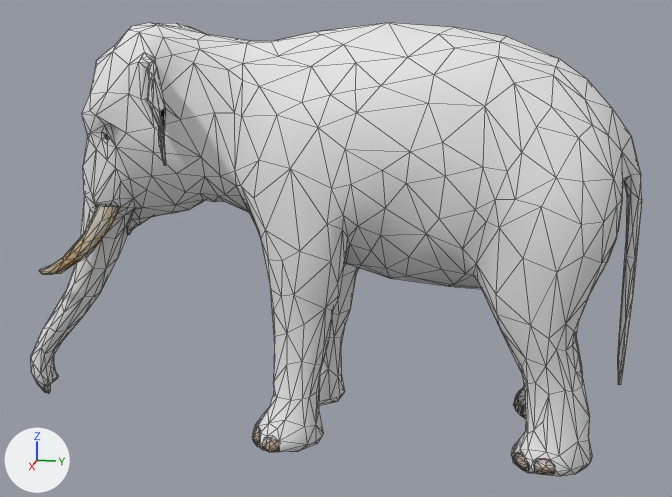
The glTF model models/ElephantScene/elephant1/mother.gltf, before and after one commit.
The view is the same before and after, from a camera (50 mm lens) standing at (5.77, -0.17, 2.63) and looking at (-0.01, -1.33, 1.19). The axes (+X, +Y, +Z) are drawn at lower left. The lights are the same throughout. Mesh edges are drawn as thin lines. Vertices at the same position are counted once.

Names of what the first picture shows: 'Indian Elephant.Shape.003'.
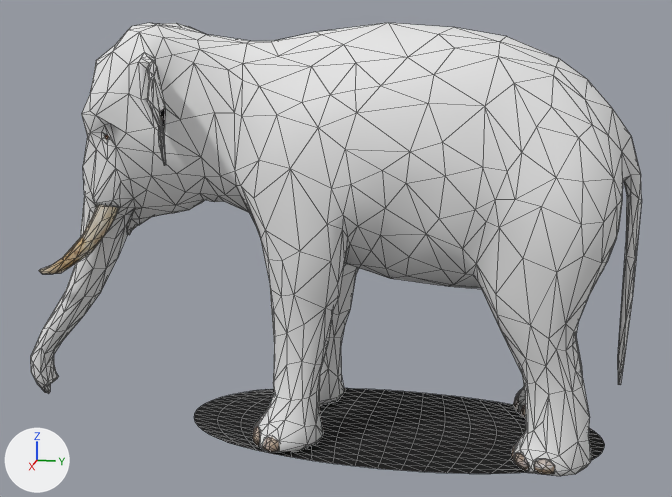
Commit message: elephant scene changes

Location of each change, [x1, y1, x2, y2] in pixels of the pictures (672 x 497 px):
part 1 of me_indian_elephant_008, added
    after: [194, 388, 605, 474]

The change in detail:
Material 'shadow' (mat_shadow) is new.
Its base color is (0.0, 0.0, 0.0) (black #000000).
Its roughness is 1.0.
me_indian_elephant_008 is used by ob_indian_elephant_shape_003; location (0.0, 0.0, 0.0).
me_indian_elephant_008 had 1665 vertices, 3225 faces and spanned x -0.94..0.94, y -3.54..0.55, z -0.01..2.61.
me_indian_elephant_008 now has 1954 vertices, 3737 faces and spans x -0.94..0.94, y -3.54..0.55, z -0.02..2.61.
me_indian_elephant_008 part 1: a new loose piece of 289 vertices spanning x -0.62..0.62, y -2.32..0.44, z -0.02, in mat_shadow (black #000000).
me_indian_elephant_008 now uses material mat_shadow (black #000000).
